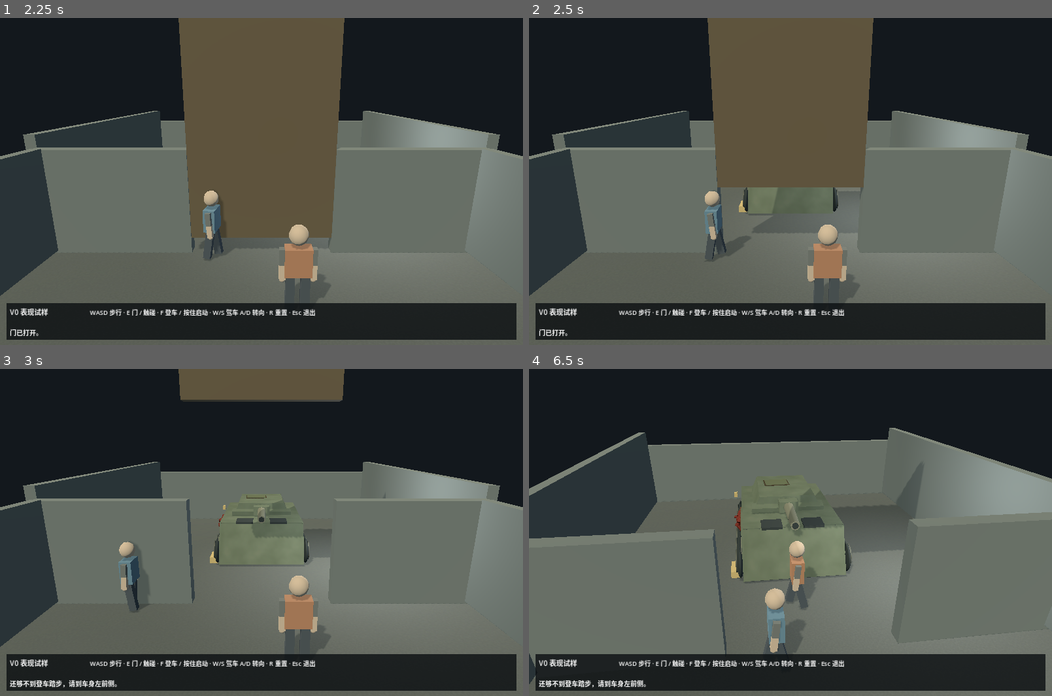
Above: before the commit, frames 1-4 (two rows, left to right).
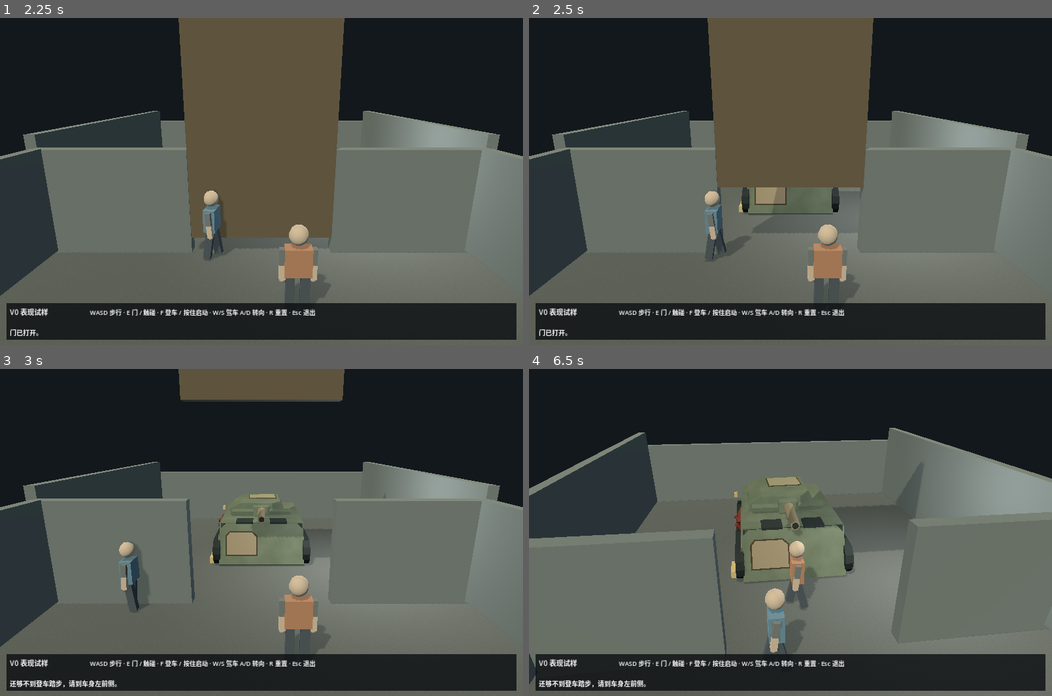
Above: after the commit, the same moments.

Repository: ZJW11398925/rust-road-song
Game: Godot game, scene res://visual_v0.tscn
The game is run twice, just before and just after one commit, with the same random seed, the same clock (stepped at 60 frames per second) and the same inputs.
Inputs (mouse positions are in pixels of both pictures, inside the frame that each line leads up to):
- Up to frame 1 (2.25 s): tap Enter at 0.5 s; move the mouse to (235, 246) at 0.52 s; hold E (interact) 0.53-1.28 s; hold W (forward) 0.53-2.03 s; click (235, 246) at 0.67 s; move the mouse to (418, 230) at 1.27 s; tap F (start) at 1.35, 2 s; move the mouse to (104, 132) at 2.02 s; hold A (left) from 2.03 s (still down); hold E (interact) from 2.03 s (still down)
- Up to frame 2 (2.5 s): keep holding A (left); keep holding E (interact)
- Up to frame 3 (3 s): keep holding A (left); move the mouse to (287, 532) at 2.77 s; release E (interact) at 2.78 s; tap F (start) at 2.85 s; click (287, 532) at 2.92 s
- Up to frame 4 (6.5 s): move the mouse to (712, 450) at 3.52 s; release A (left) at 3.53 s; hold S (back) 3.53-4.28 s; hold E (interact) 3.53-4.28 s; move the mouse to (905, 516) at 4.27 s; hold D (right) 4.28-5.03 s; tap F (start) at 4.35, 5.85 s; move the mouse to (685, 548) at 5.02 s; hold W (forward) 5.03-5.78 s; hold E (interact) 5.03-5.78 s; click (685, 548) at 5.17 s; move the mouse to (842, 460) at 5.77 s; hold D (right) from 5.78 s (still down)

Frame 1 is identical in both runs. In frame 2, 0.5% of the frame differs, in the area x 40-60%, y 51-60%; in frame 3, 0.7%; in frame 4, 1.1%, in the area x 39-63%, y 33-66%.

Commit message:
feat: RB-V0-001 CHG-20261013-022 carry visual target into playable form

Diff:
--- a/pocs/stylized_3d/visual_v0/mary.tscn
+++ b/pocs/stylized_3d/visual_v0/mary.tscn
@@ -1,9 +1,9 @@
-[gd_scene load_steps=47 format=3]
+[gd_scene load_steps=45 format=3]
 
 [ext_resource type="Material" path="res://third_party/godot_demo_material/old_paint.tres" id="Paint"]
 
 [sub_resource type="StandardMaterial3D" id="Dark"]
-albedo_color = Color(0.16, 0.19, 0.19, 1)
+albedo_color = Color(0.12, 0.15, 0.15, 1)
 metallic = 0.18
 roughness = 0.92
 
@@ -18,7 +18,7 @@
 roughness = 0.82
 
 [sub_resource type="StandardMaterial3D" id="RepairSteel"]
-albedo_color = Color(0.43, 0.44, 0.38, 1)
+albedo_color = Color(0.46, 0.43, 0.35, 1)
 metallic = 0.32
 roughness = 0.80
 
@@ -28,7 +28,7 @@
 roughness = 0.84
 
 [sub_resource type="StandardMaterial3D" id="RepaintedRepair"]
-albedo_color = Color(0.29, 0.32, 0.24, 1)
+albedo_color = Color(0.44, 0.43, 0.34, 1)
 metallic = 0.10
 roughness = 0.94
 
@@ -38,19 +38,19 @@
 roughness = 0.96
 
 [sub_resource type="BoxMesh" id="TopWeldMesh"]
-size = Vector3(0.93, 0.024, 0.74)
+size = Vector3(1.26, 0.024, 1.08)
 
 [sub_resource type="BoxMesh" id="SideRepairMesh"]
-size = Vector3(0.024, 0.36, 0.76)
+size = Vector3(0.024, 0.46, 0.95)
 
 [sub_resource type="BoxMesh" id="TopRepairMesh"]
-size = Vector3(0.84, 0.028, 0.65)
+size = Vector3(1.17, 0.028, 0.99)
 
 [sub_resource type="BoxMesh" id="RepairSeamMesh"]
 size = Vector3(0.012, 0.035, 0.60)
 
 [sub_resource type="BoxMesh" id="ShoulderMesh"]
-size = Vector3(2.45, 0.15, 0.40)
+size = Vector3(2.45, 0.15, 0.32)
 
 [sub_resource type="BoxShape3D" id="ShapeBox1"]
 size = Vector3(2.88, 1.41, 5.4)
@@ -169,13 +169,8 @@
 [sub_resource type="BoxMesh" id="SeatMesh"]
 size = Vector3(0.65, 0.08, 0.65)
 
-[sub_resource type="CapsuleMesh" id="TrackBand"]
-radius = 0.47
-height = 5.4
-radial_segments = 12
-rings = 4
 [sub_resource type="StandardMaterial3D" id="WheelSteel"]
-albedo_color = Color(0.30, 0.32, 0.29, 1)
+albedo_color = Color(0.25, 0.29, 0.25, 1)
 metallic = 0.45
 roughness = 0.72
 [sub_resource type="CylinderMesh" id="RoadWheel"]
@@ -198,8 +193,6 @@
 height = 0.018
 radial_segments = 12
 rings = 1
-[sub_resource type="BoxMesh" id="FrontArmor"]
-size = Vector3(3.16, 1.572, 0.035)
 [sub_resource type="BoxMesh" id="RearArmor"]
 size = Vector3(3.16, 1.465, 0.035)
 
@@ -245,9 +238,9 @@
 material = SubResource("Dark")
 
 [node name="UpperBody" type="CSGPolygon3D" parent="."]
-position = Vector3(0, 1.79, 0.545)
-polygon = PackedVector2Array(-1.18, -0.26, 1.18, -0.26, 0.95, 0.26, -0.95, 0.26)
-depth = 2.65
+position = Vector3(-0.14, 1.79, 0.545)
+polygon = PackedVector2Array(-1.18, -0.26, 1.18, -0.26, 0.96, 0.26, -0.74, 0.26, -1.18, 0.04)
+depth = 2.50
 material = ExtResource("Paint")
 
 [node name="FrontShoulder" type="MeshInstance3D" parent="."]
@@ -257,14 +250,16 @@
 material_override = ExtResource("Paint")
 
 [node name="RightRepair" type="MeshInstance3D" parent="."]
-position = Vector3(1.62, 1.15, -1.74)
+position = Vector3(1.62, 1.15, -1.65)
 rotation = Vector3(0.055, 0, 0)
+scale = Vector3(1, 1.22, 1.55)
 mesh = SubResource("SideRepairMesh")
 material_override = SubResource("RepaintedRepair")
 
 [node name="RightRepairSeam" type="MeshInstance3D" parent="."]
-position = Vector3(1.64, 1.08, -1.74)
+position = Vector3(1.64, 1.08, -1.65)
 rotation = Vector3(0.055, 0, 0)
+scale = Vector3(1, 1, 1.8)
 mesh = SubResource("RepairSeamMesh")
 material_override = SubResource("RepairSeamPaint")
 
@@ -275,39 +270,66 @@
 material_override = SubResource("RepairSteel")
 
 [node name="TopWeld" type="MeshInstance3D" parent="."]
-position = Vector3(-0.24, 2.054, -1.10)
+position = Vector3(0.04, 2.054, -1.20)
 rotation = Vector3(0, 0.045, 0)
 mesh = SubResource("TopWeldMesh")
 material_override = SubResource("Weld")
 
 [node name="TopRepair" type="MeshInstance3D" parent="."]
-position = Vector3(-0.24, 2.075, -1.10)
+position = Vector3(0.04, 2.075, -1.20)
 rotation = Vector3(0, 0.045, 0)
 mesh = SubResource("TopRepairMesh")
 material_override = SubResource("RepaintedRepair")
 
-[node name="LeftBase" type="MeshInstance3D" parent="."]
-position = Vector3(-1.68, 0.5, 0)
-rotation = Vector3(1.5707963, 0, 0)
-scale = Vector3(0.23404255, 1, 1)
-mesh = SubResource("TrackBand")
-material_override = SubResource("Dark")
+[node name="LeftBase" type="CSGCombiner3D" parent="."]
+position = Vector3(-1.55, 0.5, 0)
+rotation = Vector3(0, 1.5707963, 0)
+[node name="Belt" type="CSGPolygon3D" parent="LeftBase"]
+polygon = PackedVector2Array(-2.7, 0, -2.63, -0.25, -2.43, -0.43, -2.23, -0.47, 2.23, -0.47, 2.43, -0.43, 2.63, -0.25, 2.7, 0, 2.63, 0.25, 2.43, 0.43, 2.23, 0.47, -2.23, 0.47, -2.43, 0.43, -2.63, 0.25)
+depth = 0.26
+material = SubResource("Dark")
+[node name="WheelSpace" type="CSGPolygon3D" parent="LeftBase"]
+position = Vector3(0, 0, 0.02)
+operation = 2
+polygon = PackedVector2Array(-2.50, 0, -2.42, -0.18, -2.23, -0.29, 2.23, -0.29, 2.42, -0.18, 2.50, 0, 2.42, 0.18, 2.23, 0.29, -2.23, 0.29, -2.42, 0.18)
+depth = 0.30
+material = SubResource("Dark")
 
 [node name="LeftBaseCollision" type="CollisionShape3D" parent="."]
 position = Vector3(-1.68, 0.5, 0)
 shape = SubResource("ShapeBox9")
 
-[node name="RightBase" type="MeshInstance3D" parent="."]
-position = Vector3(1.68, 0.5, 0)
-rotation = Vector3(1.5707963, 0, 0)
-scale = Vector3(0.23404255, 1, 1)
-mesh = SubResource("TrackBand")
-material_override = SubResource("Dark")
-[node name="FrontArmor" type="MeshInstance3D" parent="."]
-position = Vector3(0, 0.8175, 2.359)
+[node name="RightBase" type="CSGCombiner3D" parent="."]
+position = Vector3(1.81, 0.5, 0)
+rotation = Vector3(0, 1.5707963, 0)
+[node name="Belt" type="CSGPolygon3D" parent="RightBase"]
+polygon = PackedVector2Array(-2.7, 0, -2.63, -0.25, -2.43, -0.43, -2.23, -0.47, 2.23, -0.47, 2.43, -0.43, 2.63, -0.25, 2.7, 0, 2.63, 0.25, 2.43, 0.43, 2.23, 0.47, -2.23, 0.47, -2.43, 0.43, -2.63, 0.25)
+depth = 0.26
+material = SubResource("Dark")
+[node name="WheelSpace" type="CSGPolygon3D" parent="RightBase"]
+position = Vector3(0, 0, 0.02)
+operation = 2
+polygon = PackedVector2Array(-2.50, 0, -2.42, -0.18, -2.23, -0.29, 2.23, -0.29, 2.42, -0.18, 2.50, 0, 2.42, 0.18, 2.23, 0.29, -2.23, 0.29, -2.42, 0.18)
+depth = 0.30
+material = SubResource("Dark")
+[node name="FrontArmor" type="CSGPolygon3D" parent="."]
+position = Vector3(0, 0.8175, 2.394)
 rotation = Vector3(-0.42657, 0, 0)
-mesh = SubResource("FrontArmor")
-material_override = ExtResource("Paint")
+polygon = PackedVector2Array(-1.58, -0.786, 1.58, -0.786, 1.58, 0.57, 1.37, 0.786, -1.37, 0.786, -1.58, 0.57)
+depth = 0.035
+material = ExtResource("Paint")
+[node name="FrontRepairWeld" type="CSGPolygon3D" parent="."]
+position = Vector3(-0.75, 0.84, 2.412)
+rotation = Vector3(-0.42657, 0, 0)
+polygon = PackedVector2Array(-0.60, -0.465, 0.60, -0.465, 0.60, 0.29, 0.40, 0.465, -0.46, 0.465, -0.60, 0.31)
+depth = 0.024
+material = SubResource("Weld")
+[node name="FrontRepair" type="CSGPolygon3D" parent="."]
+position = Vector3(-0.75, 0.847, 2.427)
+rotation = Vector3(-0.42657, 0, 0)
+polygon = PackedVector2Array(-0.55, -0.42, 0.55, -0.42, 0.55, 0.27, 0.38, 0.42, -0.44, 0.42, -0.55, 0.29)
+depth = 0.024
+material = SubResource("RepairSteel")
 [node name="RearArmor" type="MeshInstance3D" parent="."]
 position = Vector3(0, 0.825, -2.5823)
 rotation = Vector3(0.137, 0, 0)
Not shown, added: docs/changes/CHG-20261013-022.md
Not shown, changed: docs/governance/CURRENT.md
Not shown, changed: docs/governance/HANDOFF.md
Not shown, changed: docs/pocs/VISUAL_TARGET_BRIEF_V0.md
